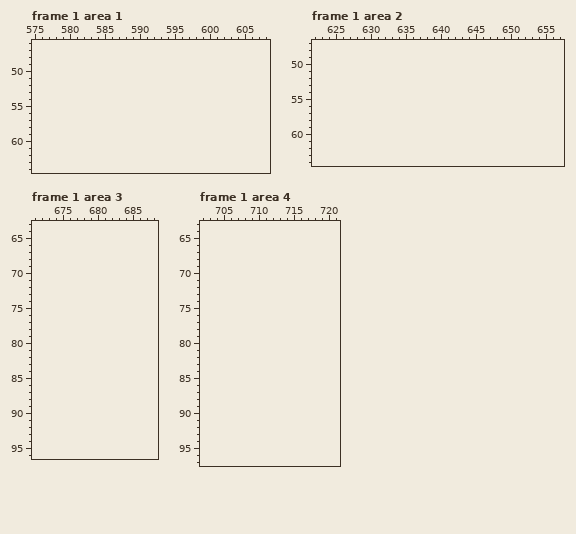
Two versions of one pixel-art file, Entregas/ase/Tilesets/tileset-0006.ase. This is how it looked before the edit.
512x512 pixels, 2 frames. Shown: frame 1 area 1: x 575..608, y 46..64; frame 1 area 2: x 622..657, y 47..64; frame 1 area 3: x 671..688, y 63..96; frame 1 area 4: x 702..721, y 63..97. The old version is drawn lined up with the new one, on the new canvas. The commit also changed other frames or places, which this record leaves out.
The same view after the edit:
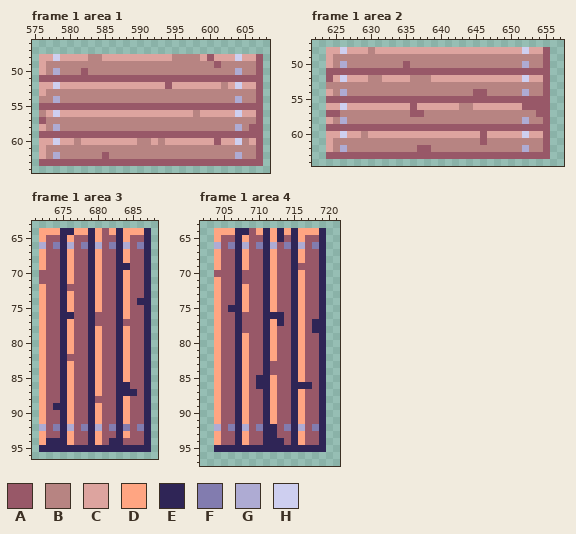
Palette (. is transparent): A #985868  B #b78482  C #dda49f  D #ffa582  E #2f2556  F #827caf  G #aeabd3  H #cecff0
Difference:
canvas 512x512 -> 768x512
Frame 1 area 1:
y 48: x 576..607 ................................ -> CCHCCCCBBCCCCCCCCCCBBBBCACCCHCCA
y 49: x 576..607 ................................ -> CBBBBBBBBBBBBBBBBBBBBBBBBABBBBBA
y 50: x 576..607 ................................ -> CBGBBBABBBBBBBBBBBBBBBBBBBBBGBBA
y 51: x 576..607 ................................ -> AAAAAAAAAAAAAAAAAAAAAAAAAAAAAAAA
y 52: x 576..607 ................................ -> CCHCCCCCCCCCCCCCCCACCCCCCCBCHCCA
y 53: x 576..607 ................................ -> CBBBBBBBBBBBBBBBBBBBBBBBBBBBBBBA
y 54: x 576..607 ................................ -> BBGBBBBBBBBBBBBBBBBBBBBBBBBBGBBA
y 55: x 576..607 ................................ -> AAAAAAAAAAAAAAAAAAAAAAAAAAAAAAAA
y 56: x 576..607 ................................ -> BCHCCCCCCCCCCCCCCCCCCCBCCCCCHCCA
y 57: x 576..607 ................................ -> ABBBBBBBBBBBBBBBBBBBBBBBBBBBBBBA
y 58: x 576..607 ................................ -> CBGBBBBBBBBBBBBBBBBBBBBBBBBBGBAA
y 59: x 576..607 ................................ -> AAAAAAAAAAAAAAAAAAAAAAAAAAAAAAAA
y 60: x 576..607 ................................ -> CCHCCBCCCCCCCCBBCBCCCCCCCACCHBCA
y 61: x 576..607 ................................ -> CBBBBBBBBBBBBBBBBBBBBBBBBBBBBBBA
y 62: x 576..607 ................................ -> CBGBBBBBBABBBBBBBBBBBBBBBBBBGBBA
y 63: x 576..607 ................................ -> AAAAAAAAAAAAAAAAAAAAAAAAAAAAAAAA
Frame 1 area 2:
y 48: x 624..655 ................................ -> CCHCCCBCCCCCCCCCCCCCCCCCCCCCHCCA
y 49: x 624..655 ................................ -> CBBBBBBBBBBBBBBBBBBBBBBBBBBBBBBA
y 50: x 624..655 ................................ -> CBGBBBBBBBBABBBBBBBBBBBBBBBBGBBA
y 51: x 624..655 ................................ -> AAAAAAAAAAAAAAAAAAAAAAAAAAAAAAAA
y 52: x 624..655 ................................ -> ACHCCCBBCCCCBBBCCCCCCCCCCCCCHCCA
y 53: x 624..655 ................................ -> BBBBBBBBBBBBBBBBBBBBBBBBBBBBBBBA
y 54: x 624..655 ................................ -> CBGBBBBBBBBBBBBBBBBBBAABBBBBGBBA
y 55: x 624..655 ................................ -> AAAAAAAAAAAAAAAAAAAAAAAAAAAAAAAA
y 56: x 624..655 ................................ -> CCHCCCCCCCCCACCCCCCBBCCCCCCCAAAA
y 57: x 624..655 ................................ -> AABBBBBBBBBBAABBBBBBBBBBBBBBBBAA
y 58: x 624..655 ................................ -> CBGBBBBBBBBBBBBBBBBBBBBBBBBBGBBA
y 59: x 624..655 ................................ -> AAAAAAAAAAAAAAAAAAAAAAAAAAAAAAAA
y 60: x 624..655 ................................ -> CCHCCBCCCCCCCCCCCCCCCCACCCCCHCCA
y 61: x 624..655 ................................ -> CBBBBBBBBBBBBBBBBBBBBBABBBBBBBBA
y 62: x 624..655 ................................ -> CBGBBBBBBBBBBAABBBBBBBBBBBBBGBBA
y 63: x 624..655 ................................ -> AAAAAAAAAAAAAAAAAAAAAAAAAAAAAAAA
Frame 1 area 3:
y 64: x 672..687 ................ -> DDDEEDDEDADEDDDE
y 65: x 672..687 ................ -> DAAEDAAEDAAEDAAE
y 66: x 672..687 ................ -> GAFEGAFEGAFEGAFE
y 67..68: x 672..687 ................ -> DAAEDAAEDAAEDAAE
y 69: x 672..687 ................ -> DAAEDAAEDAAEEAAE
y 70..71: x 672..687 ................ -> AAAEDAAEDAAEDAAE
y 72: x 672..687 ................ -> DAAEAAAEDAAEDAAE
y 73: x 672..687 ................ -> DAAEDAAEDAAEDAAE
y 74: x 672..687 ................ -> DAAEDAAEDAAEDAEE
y 75: x 672..687 ................ -> DAAEDAAEDAAEDAAE
y 76: x 672..687 ................ -> DAAEEAAEAAAEDAAE
y 77: x 672..687 ................ -> DAAEDAAEAAAEAAAE
y 78..81: x 672..687 ................ -> DAAEDAAEDAAEDAAE
y 82: x 672..687 ................ -> DAAEAAAEDAAEDAAE
y 83..85: x 672..687 ................ -> DAAEDAAEDAAEDAAE
y 86: x 672..687 ................ -> DAAEDAAEDAAEEAAE
y 87: x 672..687 ................ -> DAAEDAAEDAAEEEAE
y 88: x 672..687 ................ -> DAAEDAAEAAAEDAAE
y 89: x 672..687 ................ -> DAEEDAAEDAAEDAAE
y 90..91: x 672..687 ................ -> DAAEDAAEDAAEDAAE
y 92: x 672..687 ................ -> GAFEGAFEGAFEFAFE
y 93: x 672..687 ................ -> DAAEDAAEDAAEDAAE
y 94: x 672..687 ................ -> DEEEDAAEDAEEAAAE
y 95: x 672..687 ................ -> EEEEEEEEEEEEEEEE
Frame 1 area 4:
y 64: x 704..719 ................ -> DDDEEADEDEDEDDDE
y 65: x 704..719 ................ -> DAAEDAAEDEAEDAAE
y 66: x 704..719 ................ -> GAFEGAFEGAFEGAFE
y 67..68: x 704..719 ................ -> DAAEDAAEDAAEDAAE
y 69: x 704..719 ................ -> DAAEDAAEDAAEAAAE
y 70: x 704..719 ................ -> AAAEAAAEDAAEDAAE
y 71: x 704..719 ................ -> DAAEAAAEDAAEDAAE
y 72..74: x 704..719 ................ -> DAAEDAAEDAAEDAAE
y 75: x 704..719 ................ -> DAEEDAAEDAAEDAAE
y 76: x 704..719 ................ -> DAAEAAAEEEAEDAAE
y 77: x 704..719 ................ -> DAAEAAAEDEAEDAEE
y 78: x 704..719 ................ -> DAAEAAAEDAAEDAEE
y 79..82: x 704..719 ................ -> DAAEDAAEDAAEDAAE
y 83..84: x 704..719 ................ -> DAAEDAAEAAAEDAAE
y 85: x 704..719 ................ -> DAAEDAEEDAAEDAAE
y 86: x 704..719 ................ -> DAAEDAEEDAAEEEAE
y 87..91: x 704..719 ................ -> DAAEDAAEDAAEDAAE
y 92: x 704..719 ................ -> GAFEGAFEEAFEGAFE
y 93: x 704..719 ................ -> DAAEDAAEEAAEDAAE
y 94: x 704..719 ................ -> DAAEDAAEEEAEDAAE
y 95: x 704..719 ................ -> EEEEEEEEEEEEEEEE
Pixel boxes of the changes (left, top, right, bottom) in both pictures:
added: (39, 54, 263, 166)
added: (326, 47, 550, 159)
added: (39, 228, 151, 452)
added: (214, 228, 326, 452)
